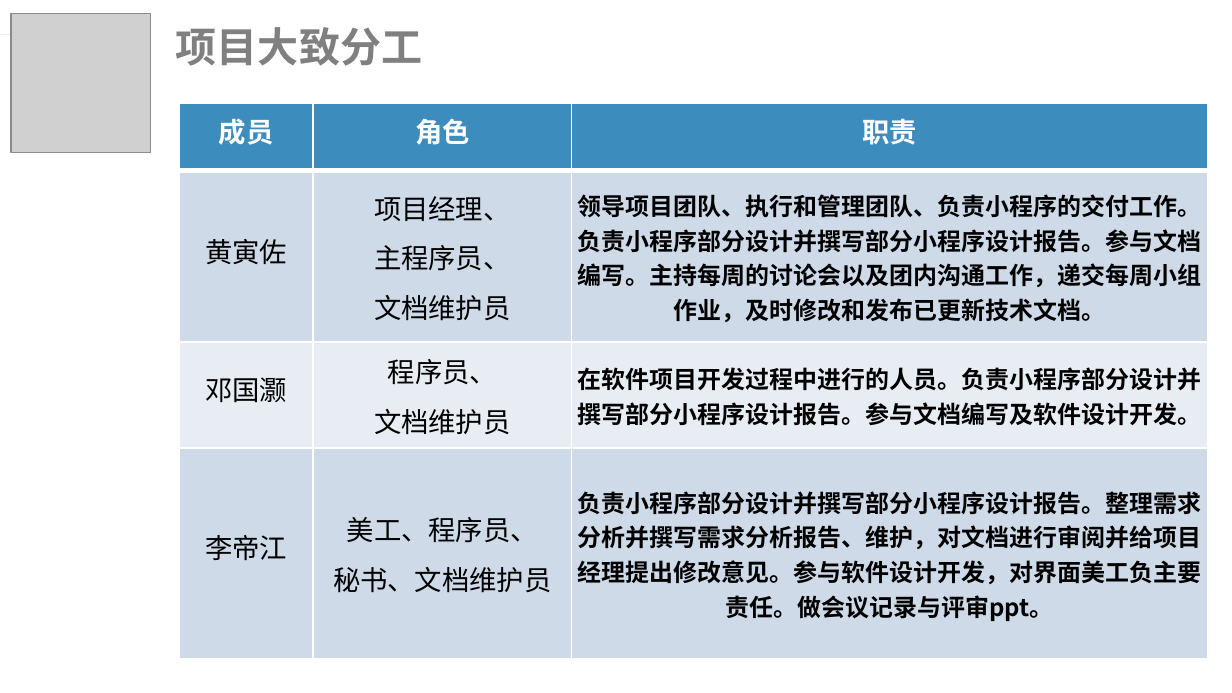
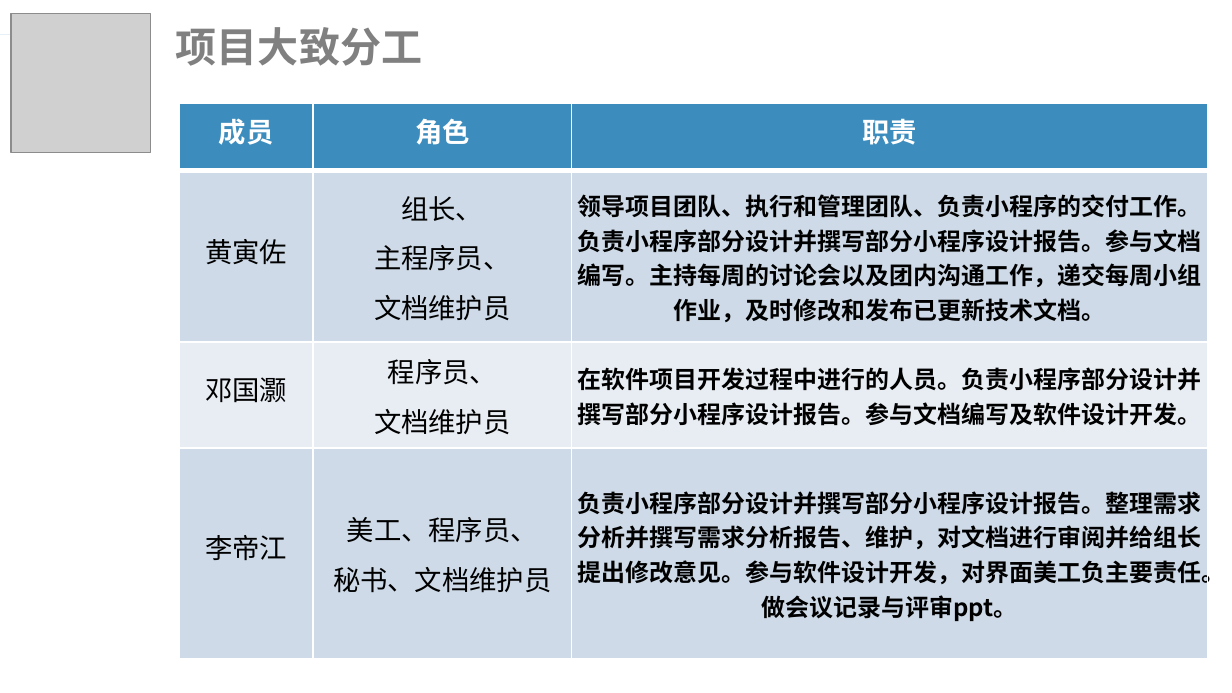
Before and after one commit to lorenzoyoung/ZUCC-Lazy-Bone, a slide deck: slide 18 of 评审PPT/项目计划/ZUCCLazyBone项目计划.pptx. Drawn at 1232x693 pixels with LibreOffice and Linux fonts; fonts in the diff are those of the drawing; grey boxes stand for pictures. Boxes give left, top, right and bottom in pixels: in the first picture for what was removed or moved away, otherwise in the second. Text is boxed around its words. In the diff, an @@ line names an element or a change of style, - is before the commit and + after.

Commit message:
update 0321
计划书 计划PPT 目录改动 可行性报告

```diff
--- a/评审PPT/项目计划/ZUCCLazyBone项目计划.pptx
+++ b/评审PPT/项目计划/ZUCCLazyBone项目计划.pptx
@@ table at [180,103,1207,659] @@
-row 2, column 2: 项目经理、 / 主程序员、 / 文档维护员
+row 2, column 2: 组长、 / 主程序员、 / 文档维护员
-row 4, column 3: 负责小程序部分设计并撰写部分小程序设计报告。整理需求分析并撰写需求分析报告、维护，对文档进行审阅并给项目经理提出修改意见。参与软件设计开发，对界面美工负主要责任。做会议记录与评审ppt。
+row 4, column 3: 负责小程序部分设计并撰写部分小程序设计报告。整理需求分析并撰写需求分析报告、维护，对文档进行审阅并给组长提出修改意见。参与软件设计开发，对界面美工负主要责任。做会议记录与评审ppt。
```
Also in this commit, not shown: 6 other slides changed, 1 slide added, 15 other files.
